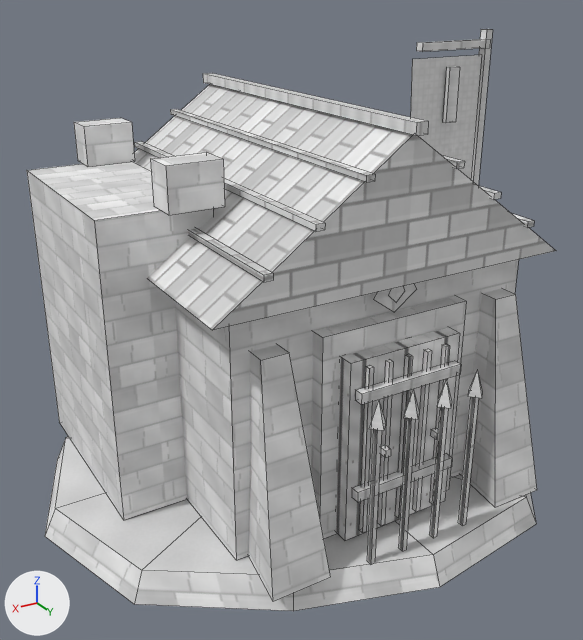
What one commit did to the OBJ model Unity/Assets/Eldoria/ExperimentalAshenCitadel/Meshes/Ashen_Barracks.obj.
Rendered twice from a 50 mm lens placed at (5.01, 8.29, 6.05), pointed at (0.22, 0.31, 2.06). Every picture has the same lights, and +X, +Y and +Z are marked at lower left. The picture after the commit comes second. Mesh edges are drawn as thin lines. Where no turn or scale is listed for an object, it has been applied to the vertices. Vertices at exactly the same position are counted once.

The older version as bpy lines, for what is in view:
```python
me_ashen_barracks = bpy.data.meshes.new('Ashen_Barracks')
me_ashen_barracks.from_pydata(...)  # 312 vertices, 233 faces; spans x -3.21..3.48, y -3.0..3.11, z -0.15..5.5
me_ashen_barracks.materials.append(mat_basalt)  # picture img_ashenstone_png
me_ashen_barracks.materials.append(mat_stone)  # picture img_ashenstone_png
me_ashen_barracks.materials.append(mat_stonelight)  # picture img_ashenstone_png
me_ashen_barracks.materials.append(mat_cut)  # picture img_ashenstone_png
me_ashen_barracks.materials.append(mat_iron)  # picture img_ashenmetal_png
me_ashen_barracks.materials.append(mat_wood)  # picture img_ashenwood_png
me_ashen_barracks.materials.append(mat_oak)  # picture img_ashenwood_png
me_ashen_barracks.materials.append(mat_roof)  # picture img_ashenroof_png
me_ashen_barracks.materials.append(mat_slate)  # picture img_ashenroof_png
me_ashen_barracks.materials.append(mat_brass)  # picture img_ashenmetal_png
me_ashen_barracks.materials.append(mat_banner)  # picture img_ashencloth_png
me_ashen_barracks.materials.append(mat_moss)  # picture img_ashenmoss_png
ob_ashen_barracks = bpy.data.objects.new('Ashen_Barracks', me_ashen_barracks)
ob_ashen_barracks.location = (0.0, 0.0, 0.0)
```
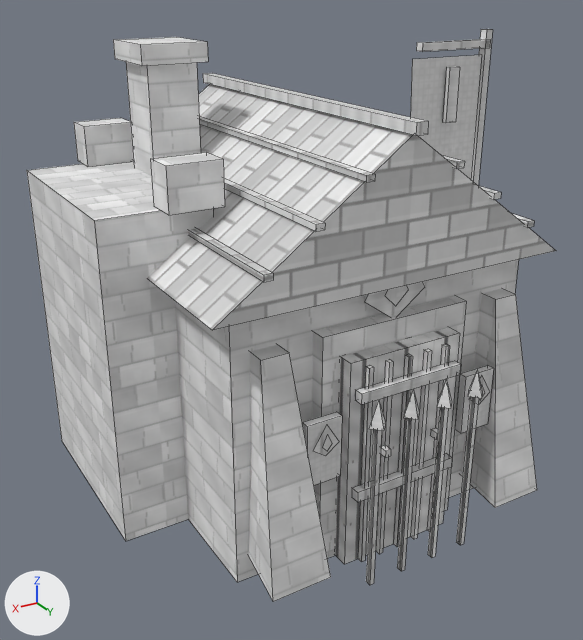
Location of each change, [x1, y1, x2, y2] in pixels of the pictures (583 x 640 px; the box of a moved part takes in the faces that stretch with it):
'Ashen_Barracks', reshaped
    before: [27, 29, 556, 611]
    after: [27, 29, 556, 602]
part 1 of me_ashen_barracks, added
    after: [126, 62, 201, 176]
part 2 of me_ashen_barracks, added
    after: [113, 37, 208, 66]
part 3 of me_ashen_barracks, added
    after: [455, 365, 494, 433]
part 4 of me_ashen_barracks, added
    after: [302, 412, 342, 485]
part 5 of me_ashen_barracks, rebuilt
    before: [388, 286, 405, 302]
    after: [385, 286, 408, 306]
part 6 of me_ashen_barracks, rebuilt
    before: [373, 284, 416, 312]
    after: [364, 282, 425, 317]
part 7 of me_ashen_barracks, deleted
    before: [45, 436, 536, 611]
part 8 of me_ashen_barracks, moved or reshaped
    before: [27, 171, 519, 564]
    after: [27, 171, 519, 585]

The change, as a list of edits to the scene's bpy script:
```text
Change me_ashen_barracks:
    used by ob_ashen_barracks; location = (0.0, 0.0, 0.0)
    remove me_ashen_barracks.from_pydata(...)  # 312 vertices, 233 faces; spans x -3.21..3.48, y -3.0..3.11, z -0.15..5.5
    add me_ashen_barracks.from_pydata(...)  # 335 vertices, 237 faces; spans x -2.2..2.7, y -2.32..2.81, z -0.1..5.5
    me_ashen_barracks part 1: a new loose piece, a box spanning x 0.87..1.49, y -1.44..-0.76, z 3.15..5.2, in mat_basalt (picture img_ashenstone_png)
    me_ashen_barracks part 2: a new loose piece, a box spanning x 0.77..1.59, y -1.54..-0.66, z 5.1..5.32, in mat_cut (picture img_ashenstone_png)
    me_ashen_barracks part 3: a new loose piece, a box spanning x -1.26..-0.84, y 2.25..2.35, z 1.15..1.88, in mat_banner (picture img_ashencloth_png)
    me_ashen_barracks part 4: a new loose piece, a box spanning x 0.84..1.26, y 2.25..2.35, z 1.15..1.88, in mat_banner (picture img_ashencloth_png)
    me_ashen_barracks part 5: the loose piece of 4 vertices spanning x -0.11..0.11, y 2.08, z 2.86..3.22 is rebuilt with 4 vertices and now spans x -0.15..0.15, y 2.08, z 2.82..3.32
    me_ashen_barracks part 6: the loose piece of 4 vertices spanning x -0.29..0.29, y 2.06, z 2.74..3.41 is rebuilt with 4 vertices and now spans x -0.4..0.4, y 2.06, z 2.66..3.59
    me_ashen_barracks part 7: the loose piece of 25 vertices spanning x -3.21..3.48, y -3.0..3.11, z -0.15..0.19 is deleted
    me_ashen_barracks part 8
    20 vertices in x -0.54..0.54, y 2.31..2.37, z 0.3 move by (0.0, 0.0, -0.4)
    16 vertices in x -0.68..0.68, y 2.66..2.73, z 0.18 move by (0.0, 0.0, -0.28)
    12 vertices in x -1.9..2.7, y -1.95..2.13, z 0.2 move by (0.0, 0.0, -0.3)
    4 vertices in x -0.73..0.73, y 2.11..2.31, z 0.23 move by (0.0, 0.0, -0.33)
    16 vertices are added at x -1.21..1.21, y 2.38..2.4, z 1.48..1.86
    2 new faces join them, mat_brass (picture img_ashenmetal_png)
    2 new faces join them, mat_banner (picture img_ashencloth_png)
    remove me_ashen_barracks.materials.append(mat_moss)  # picture img_ashenmoss_png
```
